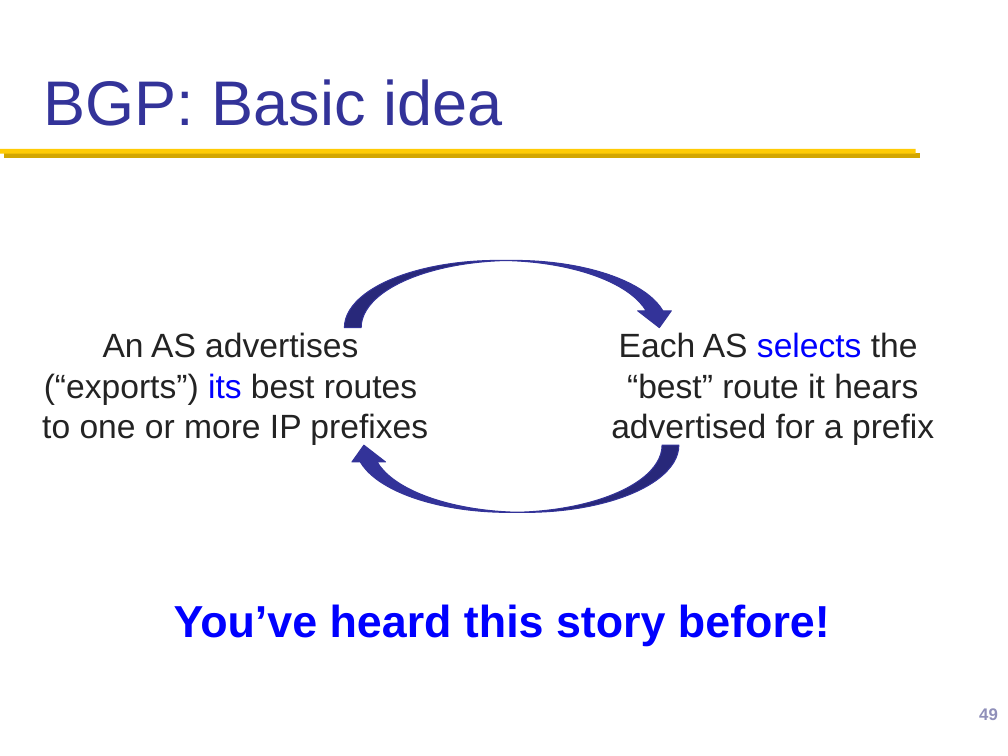
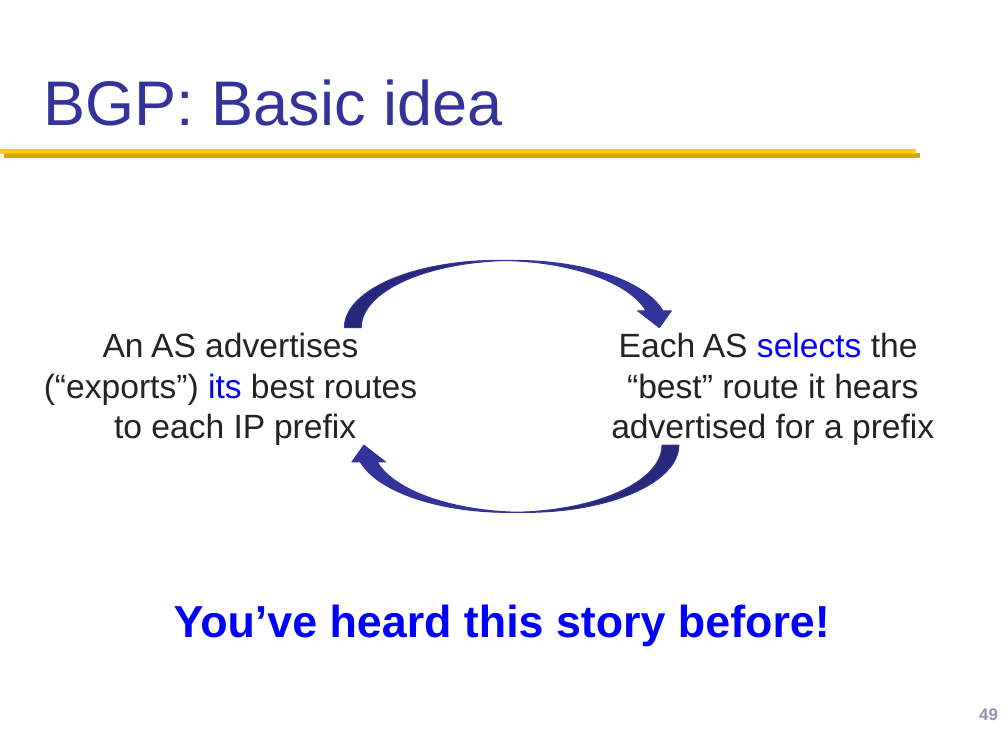
Before and after one commit to henryhxu/CSCI4430-ESTR4120, a slide deck: slide 49 of lectures/lec13.pptx. Drawn at 1008x756 pixels with LibreOffice and Linux fonts; fonts in the diff are those of the drawing; background and template pictures are left out. Boxes give left, top, right and bottom in pixels: in the first picture for what was removed or moved away, otherwise in the second. Text is boxed around its words. In the diff, an @@ line names an element or a change of style, - is before the commit and + after.

Commit message:
lec13 revised

```diff
--- a/lectures/lec13.pptx
+++ b/lectures/lec13.pptx
@@ text at (44,332,417,445): text changed @@
-An AS advertises
-(“exports”) its best routes
-to one or more IP prefixes
+An AS advertises
+(“exports”) its best routes
+to each IP prefix
```
Also in this commit, not shown: 2 other slides changed.
